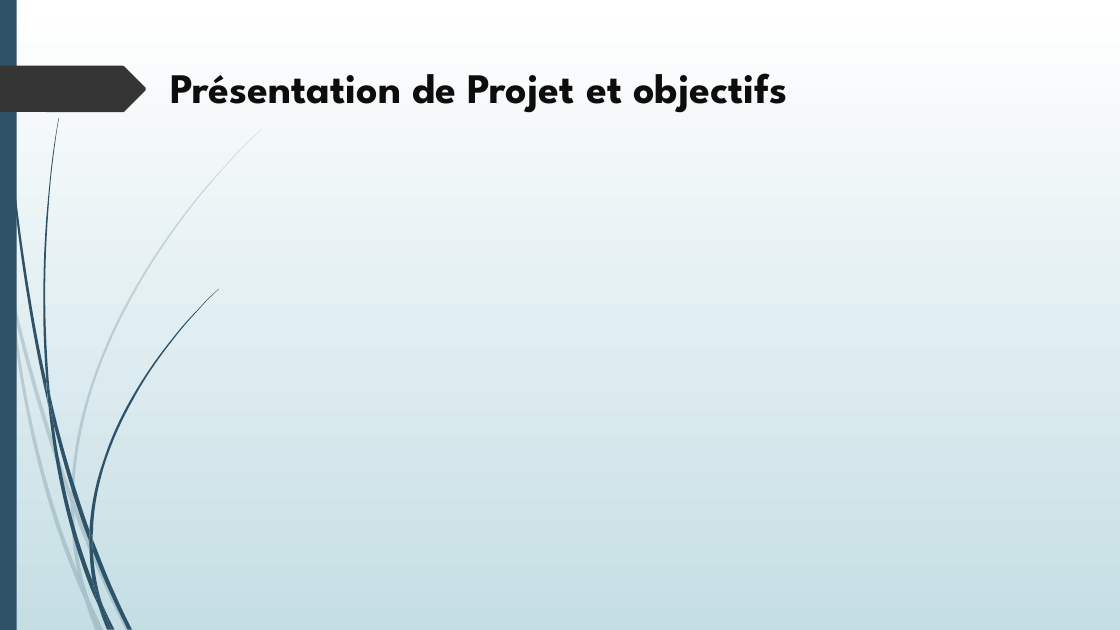
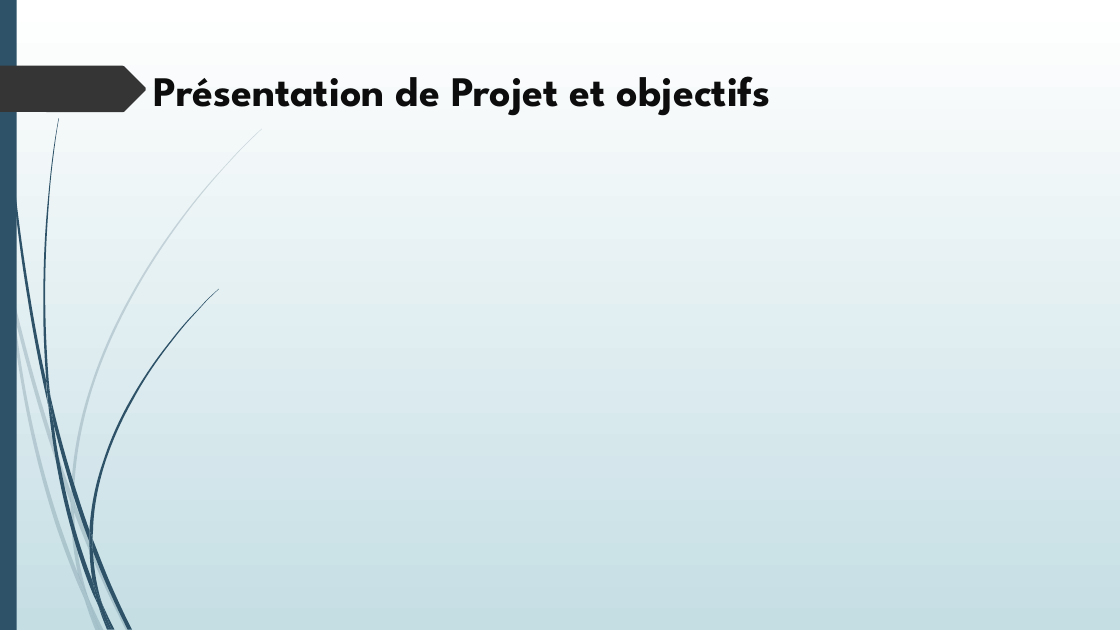
Before and after one commit to lyeslehara1996/TER, a slide deck: slide 5 of Présentation TER.pptx. Drawn at 1120x630 pixels with LibreOffice and Linux fonts; fonts in the diff are those of the drawing. Boxes give left, top, right and bottom in pixels: in the first picture for what was removed or moved away, otherwise in the second. Text is boxed around its words. In the diff, an @@ line names an element or a change of style, - is before the commit and + after.

Commit message:
mise à jours de la Présentation de projet TER

```diff
--- a/Présentation TER.pptx
+++ b/Présentation TER.pptx
@@ title "Présentation de Projet et objectifs": place and size @@
-title "Présentation de Projet et objectifs" at [170, 73, 787, 113]
+title "Présentation de Projet et objectifs" at [154, 76, 771, 116]
```
Also in this commit, not shown: 3 other slides changed, 10 slides added, 3 slides removed, 1 other file.
